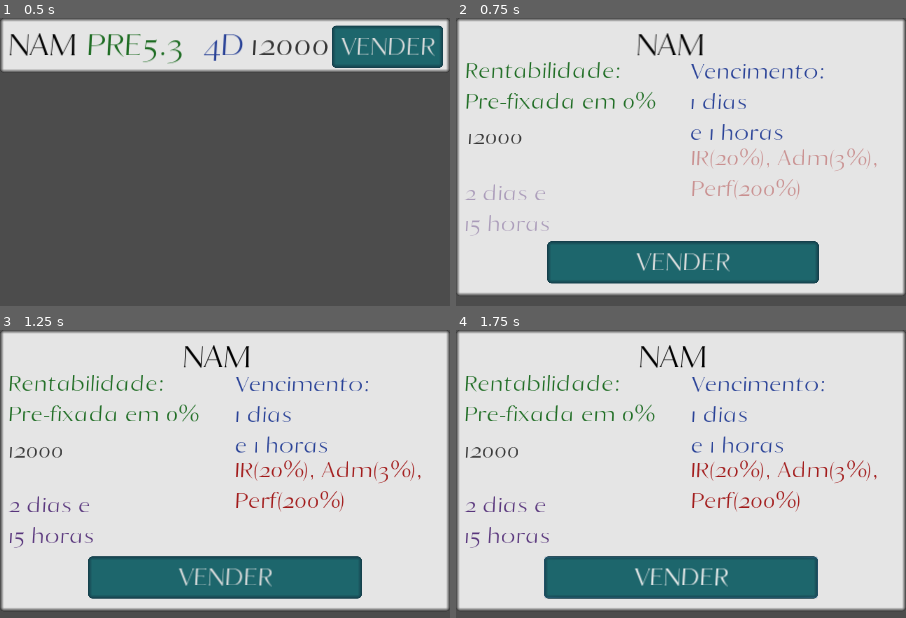
Above: before the commit, frames 1-4 (two rows, left to right).
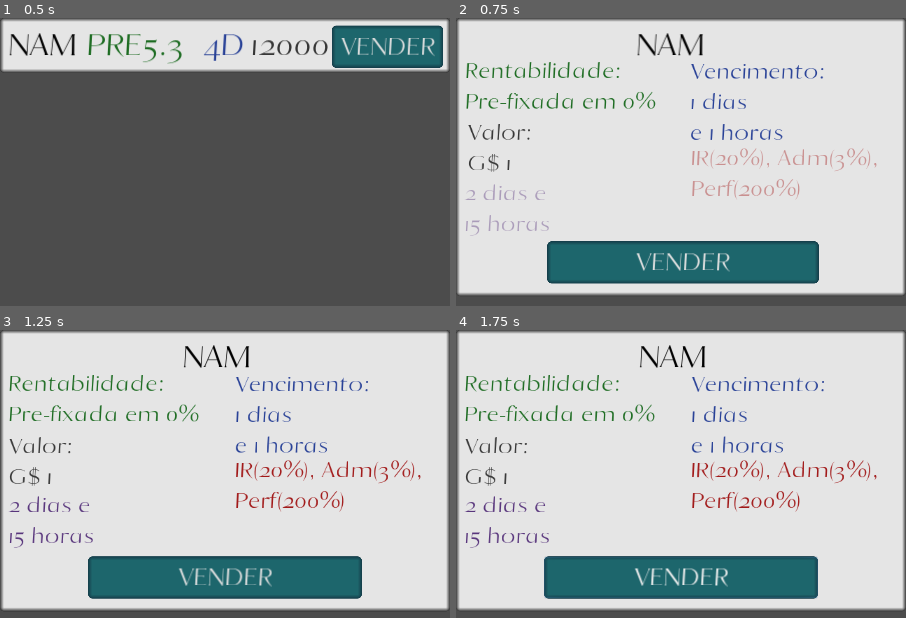
Above: after the commit, the same moments.

Repository: AndreMoukarzel/Grana-Preta
Game: Godot game, scene res://broker/bond/BoughtBond.tscn
Same seed, same stepped clock (60 frames per second), same inputs: the game is played once before the commit and once after it. This scene is started directly instead of the project's main scene.
Inputs:
- Up to frame 1 (0.5 s): no input
- Up to frame 2 (0.75 s): click "NAM" at 0.5 s
- Up to frame 3 (1.25 s): no input
- Up to frame 4 (1.75 s): click "VENDER" at 1.25 s

Frame 1 is identical in both runs. In frame 2, 0.5% of the frame differs, in the area x 2-17%, y 36-54%; in frame 3, 0.5%, in the area x 2-16%, y 37-55%; in frame 4, 0.5%.
Error before the commit: Attempt to call function 'get_parent' in base 'null instance' on a null instance. (res://broker/bond/BoughtBond.gd:96)
Error after the commit: Attempt to call function 'get_parent' in base 'null instance' on a null instance. (res://broker/bond/BoughtBond.gd:90)

Commit message:
Made BoughtBond scene executable

Diff:
--- a/broker/bond/BoughtBond.gd
+++ b/broker/bond/BoughtBond.gd
@@ -1,11 +1,11 @@
 extends "res://broker/bond/Bond.gd"
 
 var id
-var ammount
-var bought_time
+var ammount = 1
+var bought_time # Moment this Bond was bought
 var last_updated_time # Used to define iteration number
 var profit = 1.0 # Accumulated rented so far, in percentage
-var initial_ammount # Starting ammount of money
+var initial_ammount = 0 # Starting ammount of money
 
 func setup_owned(ammount, bought_time, last_updated_time, profit, initial_ammount, id):
 	self.id = id
@@ -17,12 +17,6 @@
 	$MinInvestment.text = str(int(ammount))
 	if min_time[0] > 0 or min_time[1] > 0:
 		$Apply.disabled = true
-	# TESTING #
-	#self.last_updated_time.hour += 4
-	#$Apply.disabled = false
-	#iterate(4)
-	#print('rentability = ', rentability)
-	# TESTING #
 	var time_diff = Save.get_time_difference(creation_time, OS.get_datetime())
 	if time_diff[0] > 0 and bond_name != "LCI" and bond_name != "LCA": # Regressive taxes
 		taxes[0] = taxes[0] - (min(3, time_diff[0]) * 2.5)
